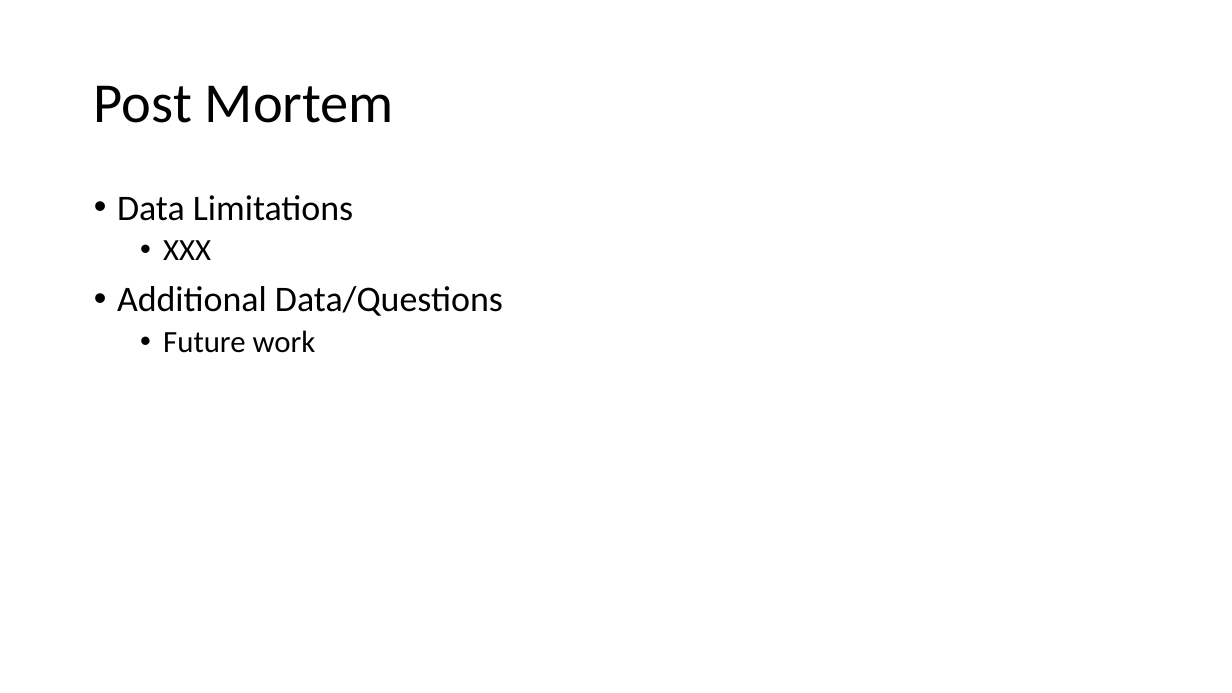
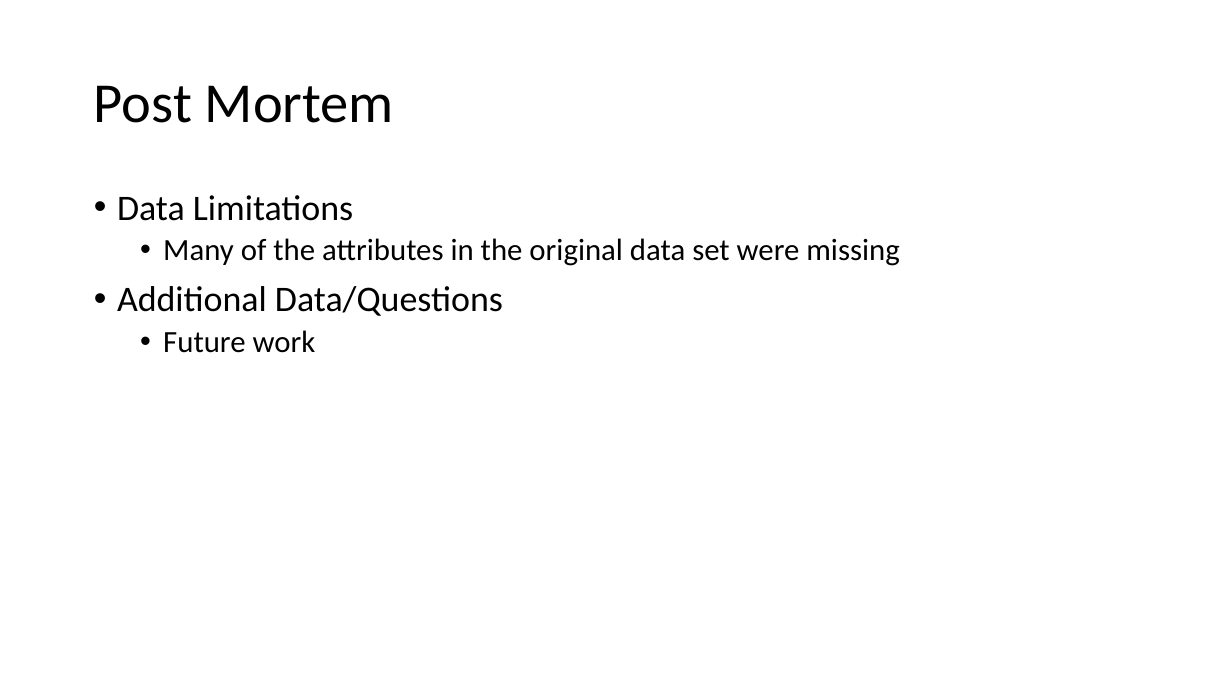
Before and after one commit to elu267/Group_Project_Unit18, a slide deck: slide 11 of PPT/Group_Presentation.pptx (slide 14 before the commit). Drawn at 1232x693 pixels with LibreOffice and Linux fonts; fonts in the diff are those of the drawing. Boxes give left, top, right and bottom in pixels: in the first picture for what was removed or moved away, otherwise in the second. Text is boxed around its words. In the diff, an @@ line names an element or a change of style, - is before the commit and + after.

```diff
--- a/PPT/Group_Presentation.pptx
+++ b/PPT/Group_Presentation.pptx
@@ text at (163, 238, 899, 266): text changed @@
-  • XXX
+  • Many of the attributes in the original data set were missing
```
Also in this commit, not shown: 6 other slides changed, 3 slides removed.
